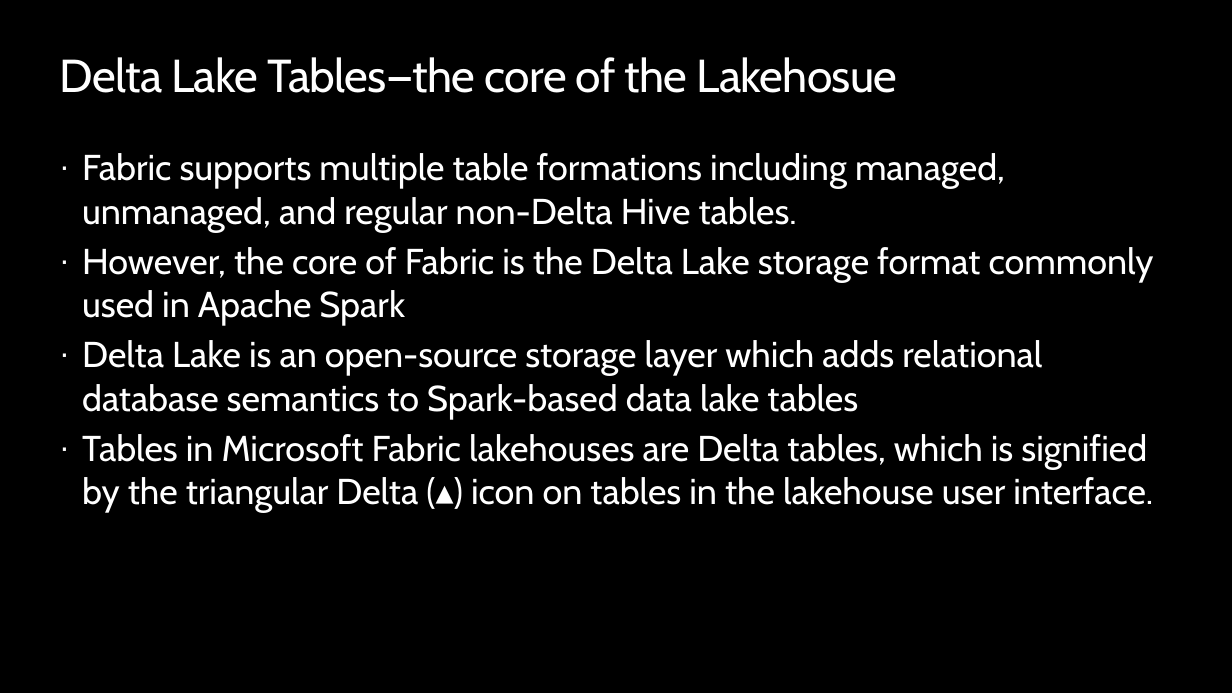
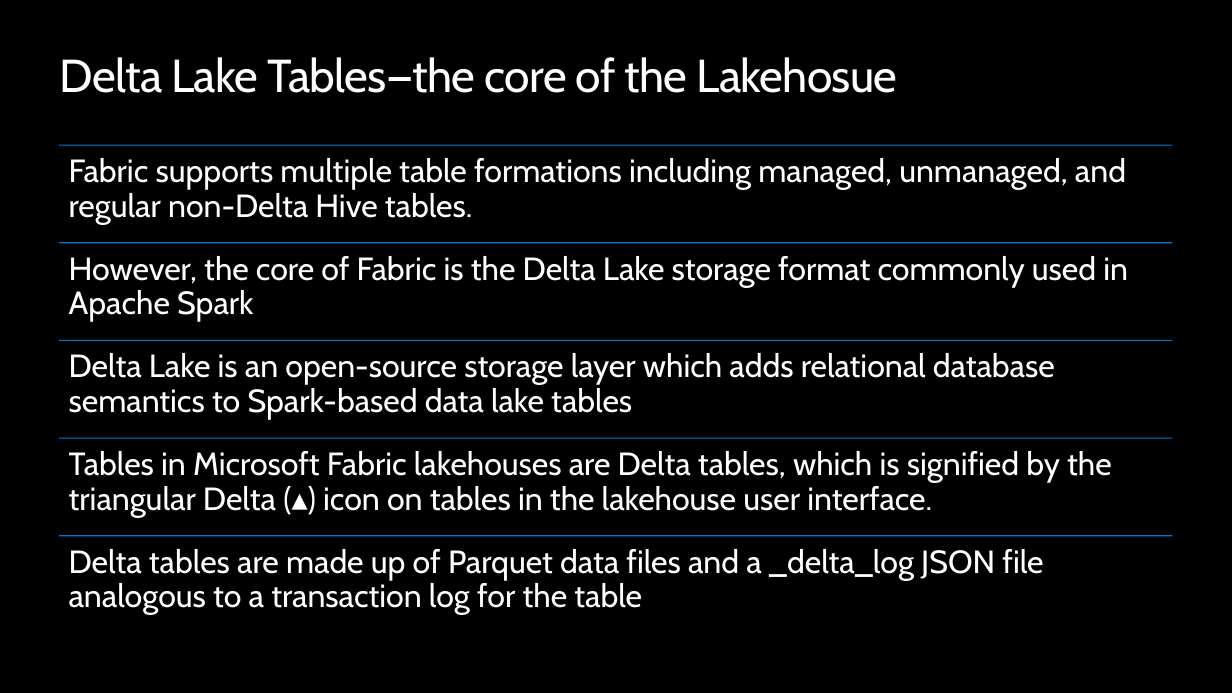
Before and after one commit to opsgility/fabric, a slide deck: slide 6 of slides/Dantoni-Opsgility-MSFabric-Module4.pptx (slide 3 before the commit). Drawn at 1232x693 pixels with LibreOffice and Linux fonts; fonts in the diff are those of the drawing; background and template pictures are left out. Boxes give left, top, right and bottom in pixels: in the first picture for what was removed or moved away, otherwise in the second. Text is boxed around its words. In the diff, an @@ line names an element or a change of style, - is before the commit and + after.

```diff
--- a/slides/Dantoni-Opsgility-MSFabric-Module4.pptx
+++ b/slides/Dantoni-Opsgility-MSFabric-Module4.pptx
@@ text removed at <box>82,153,1154,513</box> @@
-· Fabric supports multiple table formations including managed, unmanaged, and regular non-Delta Hive tables.
-· However, the core of Fabric is the Delta Lake storage format commonly used in Apache Spark
-· Delta Lake is an open-source storage layer which adds relational database semantics to Spark-based data lake tables
-· Tables in Microsoft Fabric lakehouses are Delta tables, which is signified by the triangular Delta (▴) icon on tables in the lakehouse user interface.
@@ group added at <box>59,145,1173,615</box>: 5 lines, 5 texts @@
+Fabric supports multiple table formations including managed, unmanaged, and regular non-Delta Hive tables.
+However, the core of Fabric is the Delta Lake storage format commonly used in Apache Spark
+Delta Lake is an open-source storage layer which adds relational database semantics to Spark-based data lake tables
+Tables in Microsoft Fabric lakehouses are Delta tables, which is signified by the triangular Delta (▴) icon on tables in the lakehouse user interface.
+Delta tables are made up of Parquet data files and a _delta_log JSON file analogous to a transaction log for the table
```
Also in this commit, not shown: 1 other slide changed, 3 slides added.
